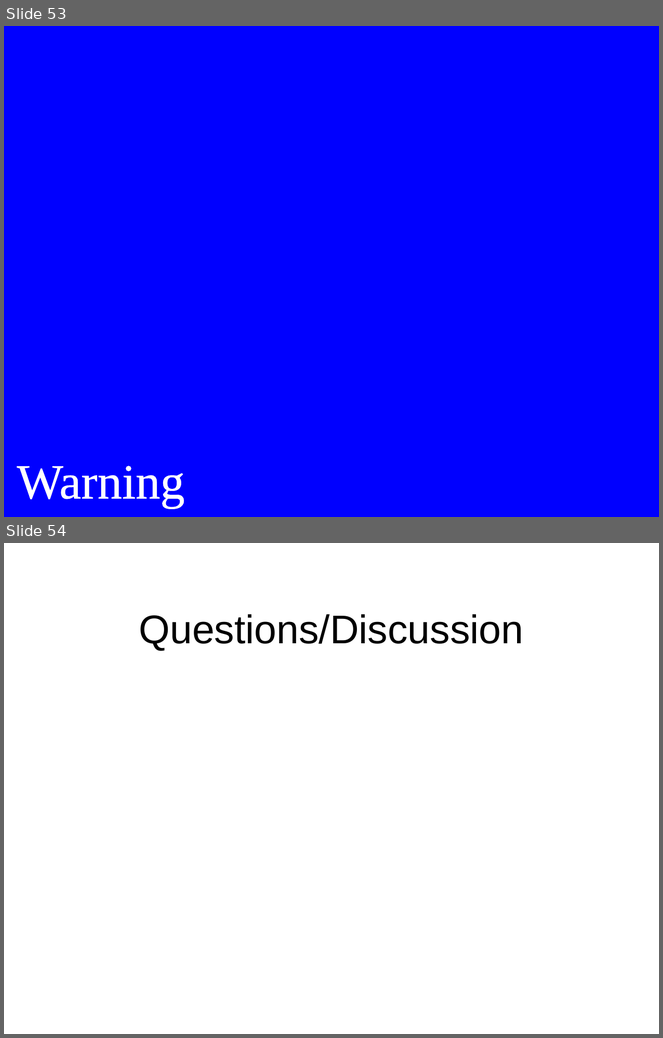
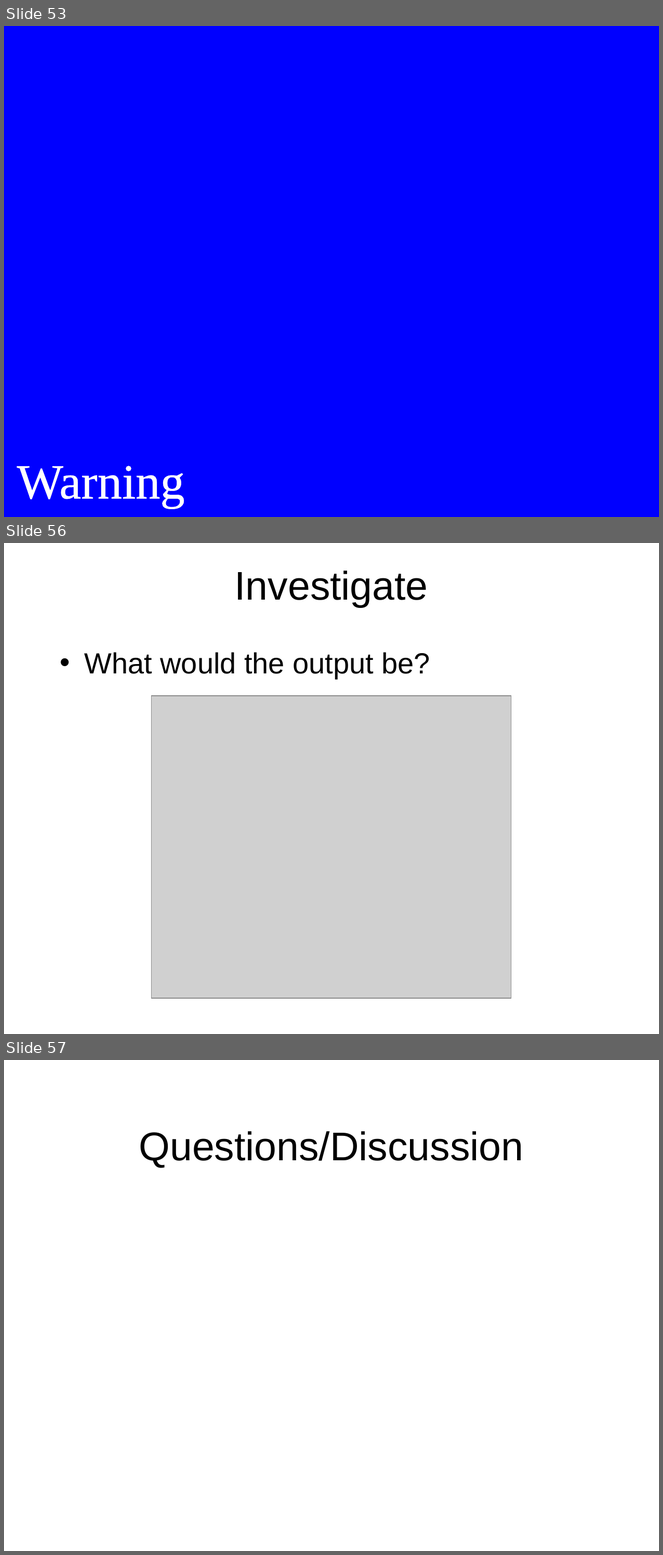
Before and after one commit to octaviordz/zjnu2017.github.io, a slide deck: OOP/lectures/120--Network.Programming.pptx. Shown one above the other, each under a label of ours: slides 53 and 54 before the commit, slides 53, 56 and 57 after it; the slides between them are not shown. The pictures are 663x1038 and 663x1555 pixels, drawn with LibreOffice and Linux fonts; fonts in the diff are those of the drawing; grey boxes stand for pictures; background and template pictures are left out. Boxes give left, top, right and bottom in pixels: in the first picture for what was removed or moved away, otherwise in the second. Text is boxed around its words. In the diff, an @@ line names an element or a change of style, - is before the commit and + after.

```diff
--- a/OOP/lectures/120--Network.Programming.pptx
+++ b/OOP/lectures/120--Network.Programming.pptx
@@ slide 56 added at (4, 543, 659, 1034), background #FFFFFF @@
@@ title added at (235, 571, 428, 607), 44 pt, text #000000 @@
+Investigate
@@ text added at (84, 652, 430, 679), 32 pt, text #000000 @@
+• What would the output be?
@@ picture added at (152, 696, 511, 999) @@
@@ what was slide 54 is now slide 57 @@
```
Also in this commit, not shown: 2 other slides added, 1 other file.
